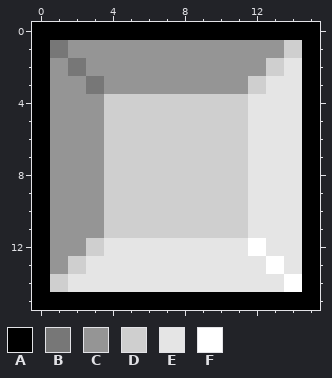
One commit to this pixel-art file: Assets/Aseprite/neutral.aseprite. Above is the file before it was changed.
16x16 pixels, 1 frame. Colours within 5 levels of each other are drawn and written as one.
Palette (. is transparent): A #000000  B #777777  C #959595  D #cfcfcf  E #e5e5e5  F #ffffff
Pixels before, first column x 0:
 0 AAAAAAAAAAAAAAAA
 1 ABCCCCCCCCCCCCDA
 2 ACBCCCCCCCCCCDEA
 3 ACCBCCCCCCCCDEEA
 4 ACCCDDDDDDDDEEEA
 5 ACCCDDDDDDDDEEEA
 6 ACCCDDDDDDDDEEEA
 7 ACCCDDDDDDDDEEEA
 8 ACCCDDDDDDDDEEEA
 9 ACCCDDDDDDDDEEEA
10 ACCCDDDDDDDDEEEA
11 ACCCDDDDDDDDEEEA
12 ACCDEEEEEEEEFEEA
13 ACDEEEEEEEEEEFEA
14 ADEEEEEEEEEEEEFA
15 AAAAAAAAAAAAAAAA
And afterwards:
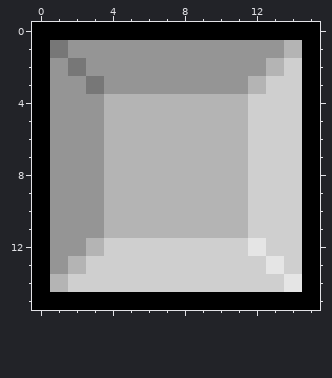
Diff:
colour D: #cfcfcf -> #b4b4b4
colour E: #e5e5e5 -> #cfcfcf
colour F: #ffffff -> #e5e5e5
Boxes around the changes in both pictures, in picture pixels (x1, y1, x2, y2):
changed: (50, 40, 302, 292)
